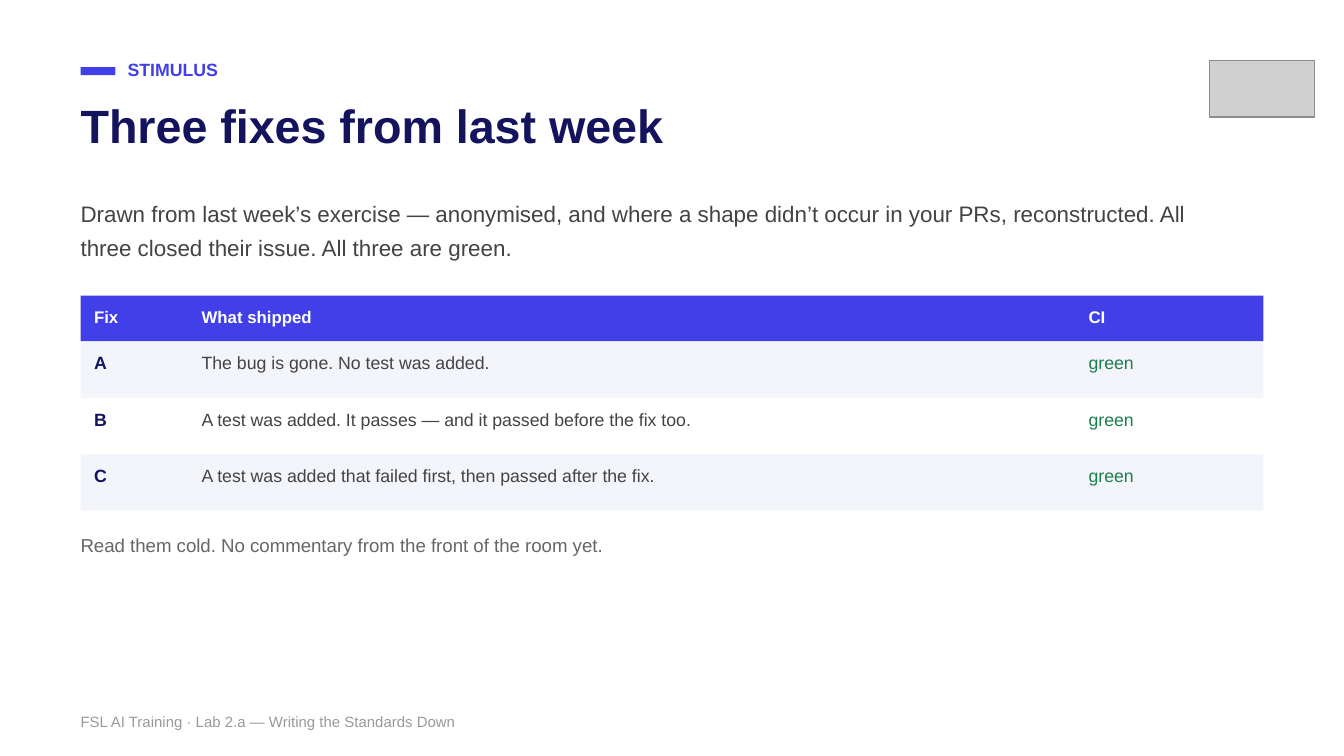
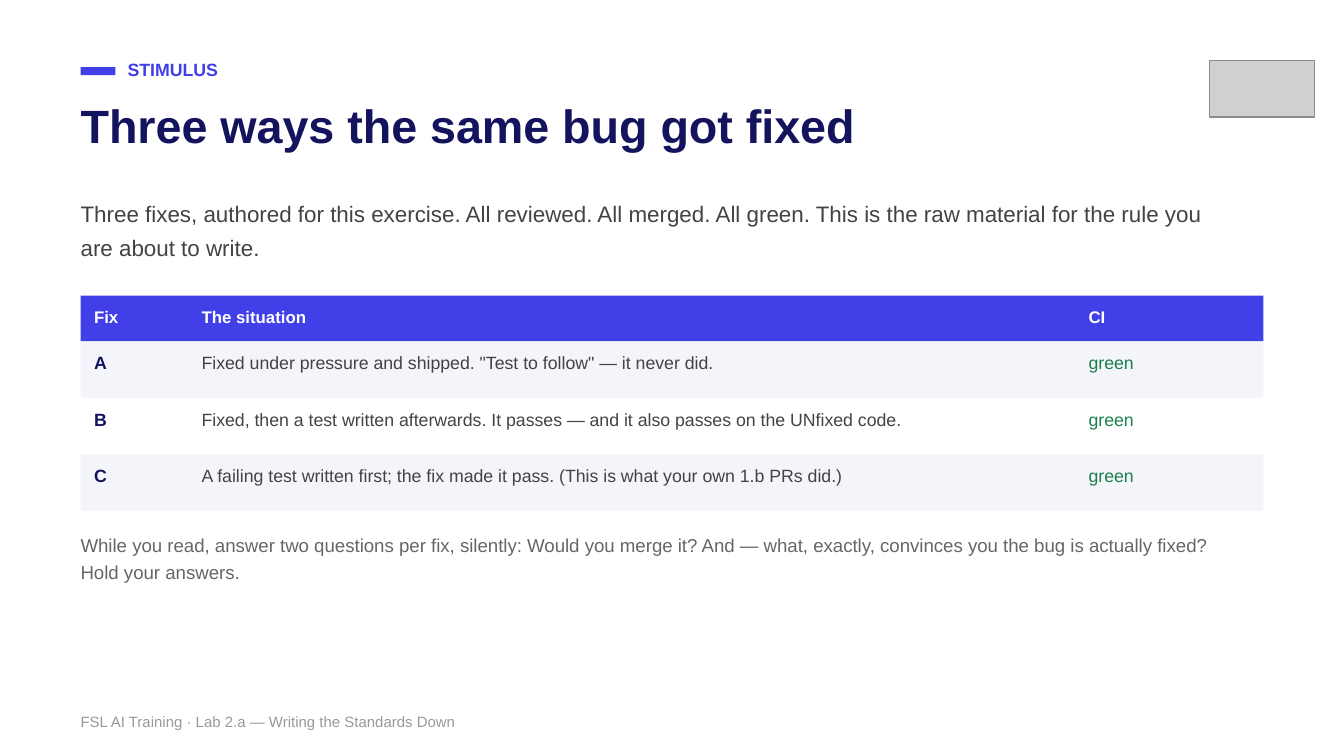
Before and after one commit to mike-tajmajer-fullstacklabs/fsl-taskboard-lab, a slide deck: slide 20 of docs/instructor/lab-2a-writing-the-standards-down.pptx (slide 19 before the commit). Drawn at 1344x756 pixels with LibreOffice and Linux fonts; fonts in the diff are those of the drawing; grey boxes stand for pictures. Boxes give left, top, right and bottom in pixels: in the first picture for what was removed or moved away, otherwise in the second. Text is boxed around its words. In the diff, an @@ line names an element or a change of style, - is before the commit and + after.

```diff
--- a/docs/instructor/lab-2a-writing-the-standards-down.pptx
+++ b/docs/instructor/lab-2a-writing-the-standards-down.pptx
@@ text at box(81, 109, 855, 152): text changed @@
-Three fixes from last week
+Three ways the same bug got fixed
@@ text at box(81, 205, 1201, 256): text changed @@
-Drawn from last week’s exercise — anonymised, and where a shape didn’t occur in your PRs, reconstructed. All three closed their issue. All three are green.
+Three fixes, authored for this exercise. All reviewed. All merged. All green. This is the raw material for the rule you are about to write.
@@ text at box(202, 311, 306, 323): text changed @@
-What shipped
+The situation
@@ text at box(202, 356, 714, 373): text changed @@
-The bug is gone. No test was added.
+Fixed under pressure and shipped. "Test to follow" — it never did.
@@ text at box(202, 413, 901, 430): text changed @@
-A test was added. It passes — and it passed before the fix too.
+Fixed, then a test written afterwards. It passes — and it also passes on the UNfixed code.
@@ text at box(202, 469, 842, 486): text changed @@
-A test was added that failed first, then passed after the fix.
+A failing test written first; the fix made it pass. (This is what your own 1.b PRs did.)
@@ text at box(81, 538, 1207, 583): text changed @@
-Read them cold. No commentary from the front of the room yet.
+While you read, answer two questions per fix, silently: Would you merge it? And — what, exactly, convinces you the bug is actually fixed? Hold your answers.
```
Also in this commit, not shown: 5 other slides changed, 2 slides added, 6 other files.
